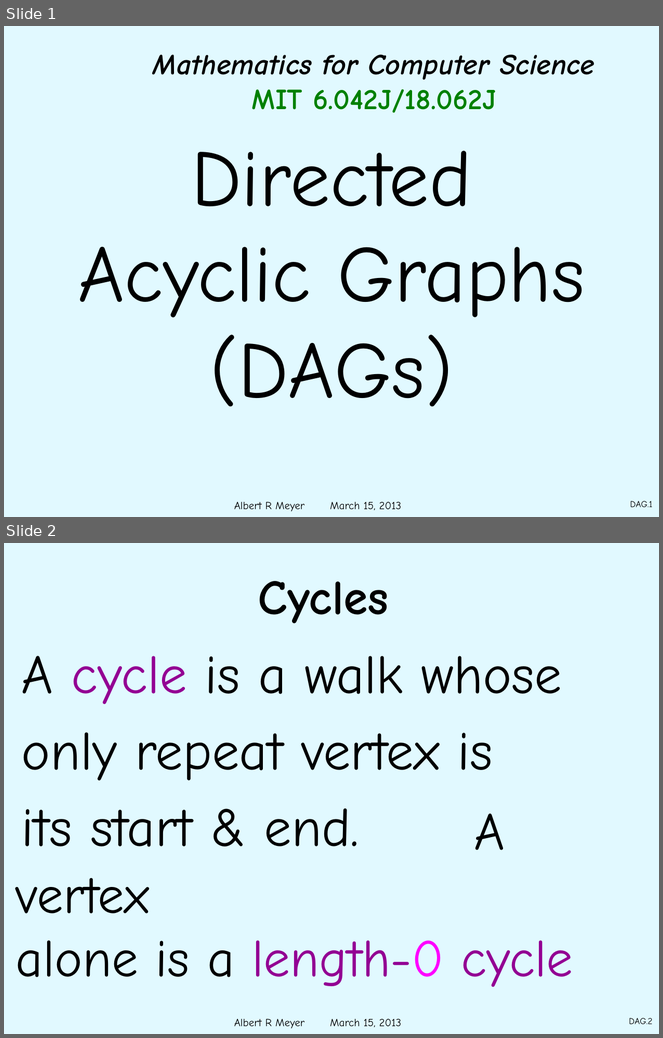
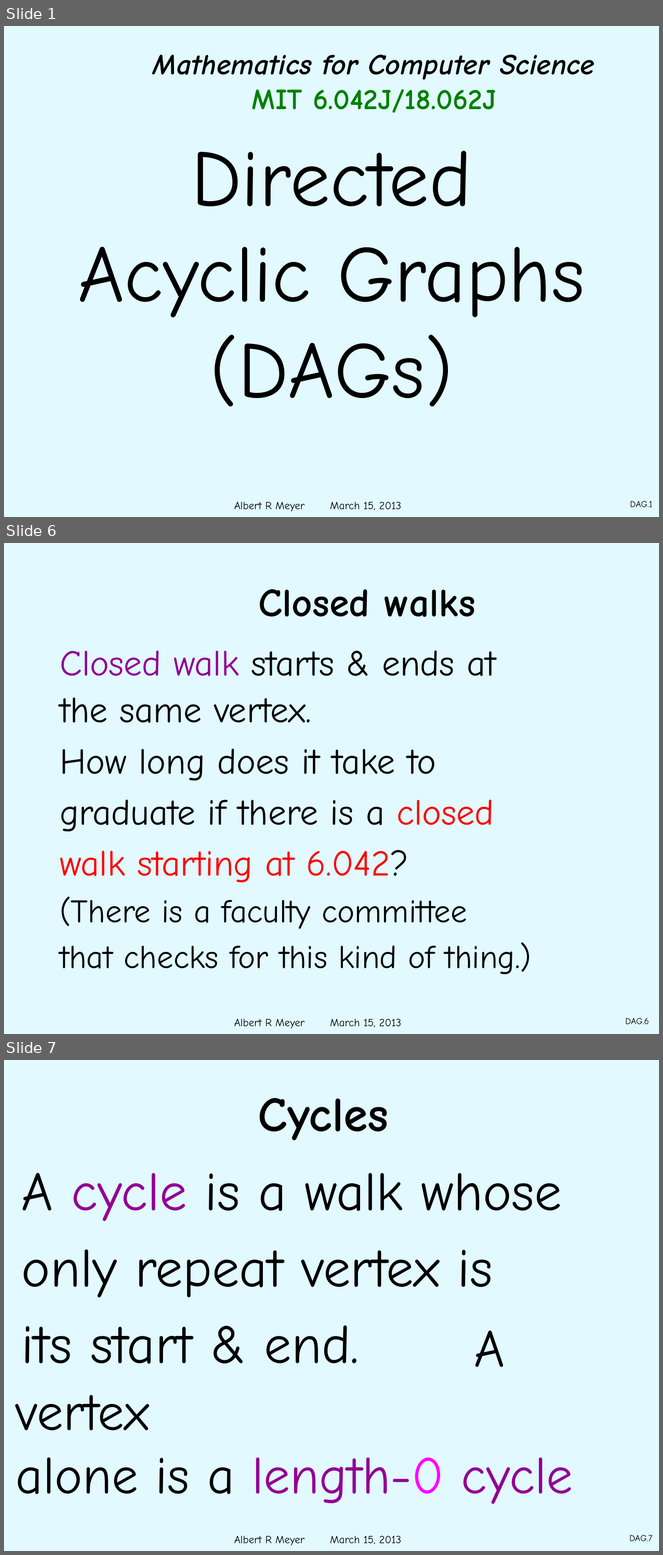
Before and after one commit to armeyer/mcs_web, a slide deck: spring13/slides13/dags.pptx. Shown one above the other, each under a label of ours: slides 1 and 2 before the commit, slides 1, 6 and 7 after it; the slides between them are not shown. The pictures are 663x1038 and 663x1555 pixels, drawn with LibreOffice and Linux fonts; fonts in the diff are those of the drawing; background and template pictures are left out. Boxes give left, top, right and bottom in pixels: in the first picture for what was removed or moved away, otherwise in the second. Text is boxed around its words. In the diff, an @@ line names an element or a change of style, - is before the commit and + after.

```diff
--- a/spring13/slides13/dags.pptx
+++ b/spring13/slides13/dags.pptx
@@ slide 6 added at [4,543,659,1034], background #E1F9FF; not listed: 1 template element that a slide beside it also shows @@
@@ title added at [258,589,476,617], 44 pt, text #000000, bold @@
+Closed walks
@@ text added at [60,651,532,975], 40 pt, text #000000 @@
+Closed walk starts & ends at
+the same vertex.
+How long does it take to
+graduate if there is a closed
+walk starting at 6.042?
+(There is a faculty committee
+that checks for this kind of thing.)
@@ page number added at [625,1018,649,1025], 10 pt, text #000000 @@
+DAG.6
@@ what was slide 2 is now slide 7 @@
@@ page number at [630,1535,652,1542]: text changed @@
-DAG.2
+DAG.7
```
Also in this commit, not shown: 2 slides changed, 4 other slides added.
